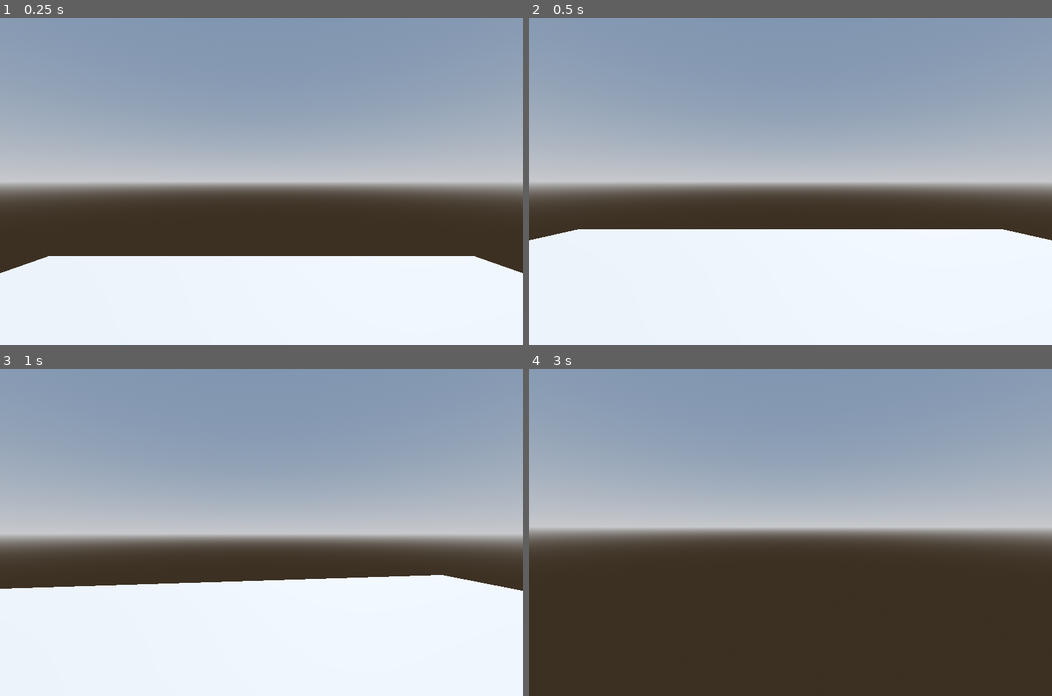
Above: before the commit, frames 1-4 (two rows, left to right).
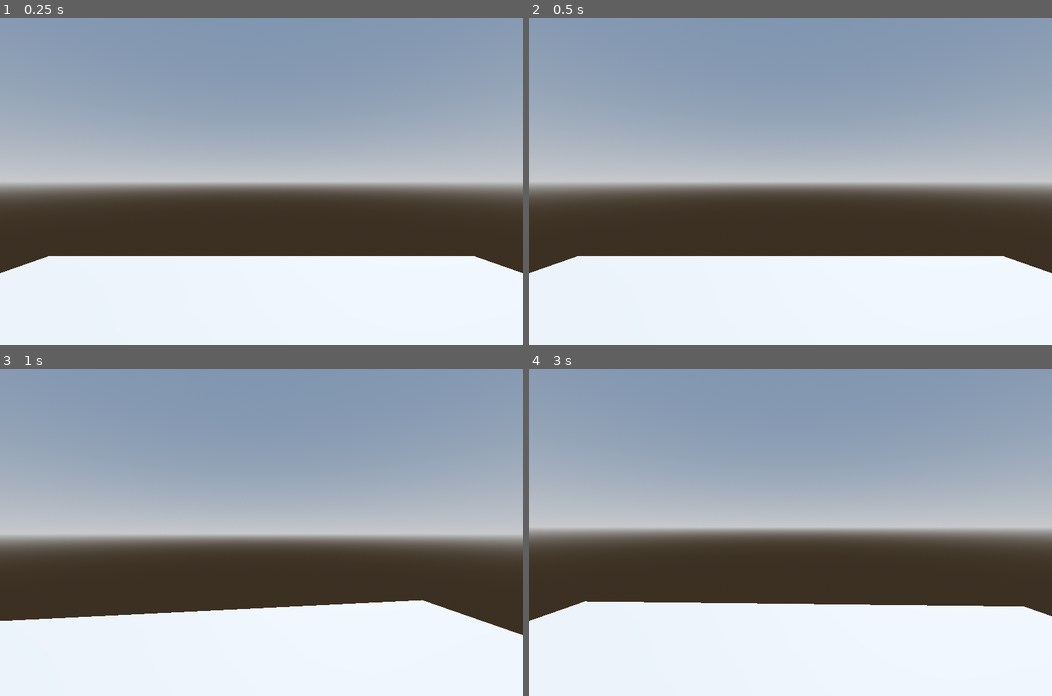
Above: after the commit, the same moments.

Repository: 36x8622xSx174x7169E/3D-Game
Game: Godot game, scene res://Levelfile.tscn
The game is run twice, just before and just after one commit, with the same random seed, the same clock (stepped at 60 frames per second) and the same inputs. This scene is started directly instead of the project's main scene.
Inputs (mouse positions are in pixels of both pictures, inside the frame that each line leads up to):
- Up to frame 1 (0.25 s): no input
- Up to frame 2 (0.5 s): no input
- Up to frame 3 (1 s): move the mouse to (287, 532) at 0.52 s; hold W (move_forward) from 0.53 s (still down)
- Up to frame 4 (3 s): keep holding W (move_forward); move the mouse to (764, 532) at 1.27 s; move the mouse to (800, 525) at 2.02 s; move the mouse to (785, 539) at 2.77 s

Frame 1 is identical in both runs. In frame 2, 8.4% of the frame differs, in the area x 0-100%, y 64-78%; in frame 3, 9.2%; in frame 4, 28%, in the area x 0-100%, y 71-100%.

Commit message:
ok still needs lots of work

Diff:
--- a/Player.gd
+++ b/Player.gd
@@ -10,32 +10,27 @@
 @onready var pitch_pivot := $TwistPivot/PitchPivot
 @onready var collision_shape := $CollisionShape3D
 
-var jump_impulse = Vector3(0, 8, 0)
+var jump_impulse = Vector3(0, 8, 0)  # Impulse applied when jumping
 var is_on_ground = false
-var air_control_factor = 0.05
-var max_air_speed = 7.0
-var normal_speed = 1100.0
-var crouch_speed = 800.0
-var initial_sprint_speed = 2000.0
-var reduced_sprint_speed = 1600.0
-var sprint_duration = 6.0
-var sprint_cooldown = 4.0
-var fast_sprint_cooldown = 7.0
+var air_control_factor = 0.2  # Increased air control for better maneuverability
+var max_air_speed = 10.0  # Maximum speed allowed in the air
+var normal_speed = 600.0  # Normal movement speed
+var crouch_speed = 300.0  # Speed when crouching
+var sprint_speed = 1200.0  # Sprint speed
+var sprint_duration = 5.0  # Duration of sprint
+var sprint_cooldown = 3.0  # Cooldown before sprinting again
 
 var sprint_timer = 0.0
 var sprint_cooldown_timer = 0.0
-var fast_sprint_timer = 0.0
 var can_sprint = true
-var can_fast_sprint = true
-var sprint_start_time = 0.0
 
 var is_crouching = false
-var crouch_height = 1.0
-var stand_height = 1.0
-var current_height = stand_height
-var crouch_speed_transition = 10.0
+var crouch_height = 0.5  # Height when crouching
+var stand_height = 1.8  # Height when standing
+var current_height = stand_height  # Initialize to standing height
+var crouch_speed_transition = 8.0  # Speed of transitioning between crouch and stand
 
-var slide_duration = 1.0
+var slide_duration = 1.0  # Duration of the slide
 var slide_timer = 0.0
 var is_sliding = false
 
@@ -43,15 +38,15 @@
 	Input.set_mouse_mode(Input.MOUSE_MODE_CAPTURED)
 	update_collision_shape()
 
-func _physics_process(delta):
+func _physics_process(delta: float) -> void:
 	handle_ground_detection()
 	handle_jumping()
 	handle_movement(delta)
 	handle_sprint(delta)
 	handle_crouching(delta)
 	handle_sliding(delta)
-	update_crouch_position(delta)
 
+# Handles ground detection using a raycast
 func handle_ground_detection() -> void:
 	var ray_params = PhysicsRayQueryParameters3D.new()
 	ray_params.from = global_transform.origin
@@ -62,10 +57,12 @@
 	var ray = space_state.intersect_ray(ray_params)
 	is_on_ground = ray.size() > 0
 
+# Applies a jump impulse if the jump action is pressed and the character is on the ground
 func handle_jumping() -> void:
 	if Input.is_action_just_pressed("move_up") and is_on_ground:
 		apply_central_impulse(jump_impulse)
 
+# Handles character movement and speed adjustments based on sprinting status
 func handle_movement(delta: float) -> void:
 	var input := Vector3.ZERO
 	input.x = Input.get_axis("move_left", "move_right")
@@ -79,20 +76,23 @@
 
 	limit_air_speed()
 
+# Determines the current speed based on sprinting status and time
 func get_current_speed() -> float:
 	if is_on_ground and Input.is_action_pressed("move_forward") and Input.is_action_pressed("move_sprint") and can_sprint:
-		if Time.get_ticks_msec() / 1000.0 - sprint_start_time <= 1.0:
-			return initial_sprint_speed
+		return sprint_speed
+	else:
+		if is_crouching:
+			return crouch_speed
 		else:
-			return reduced_sprint_speed
-	else:
-		return normal_speed
+			return normal_speed
 
+# Limits the velocity in the air to a maximum speed
 func limit_air_speed() -> void:
 	var current_velocity = linear_velocity
 	if current_velocity.length() > max_air_speed:
 		linear_velocity = current_velocity.normalized() * max_air_speed
 
+# Handles sprinting timer and cooldown
 func handle_sprint(delta: float) -> void:
 	if sprint_timer > 0.0:
 		sprint_timer -= delta
@@ -105,19 +105,50 @@
 	if sprint_timer <= 0.0:
 		can_sprint = false
 		sprint_cooldown_timer = sprint_cooldown
-		can_fast_sprint = true
 
-	if fast_sprint_timer > 0.0:
-		fast_sprint_timer -= delta
-
+# Handles crouching logic and transitions
 func handle_crouching(delta: float) -> void:
 	if Input.is_action_pressed("move_crouch") and is_on_ground:
-		crouch(delta)
+		start_crouching(delta)
 	else:
-		stand(delta)
+		stop_crouching(delta)
 
+# Initiates the crouching transition if not already crouching
+func start_crouching(delta: float) -> void:
+	if not is_crouching:
+		is_crouching = true
+		transition_height(crouch_height, delta)
+		update_collision_shape()
+
+# Ends the crouching transition if currently crouching
+func stop_crouching(delta: float) -> void:
+	if is_crouching:
+		is_crouching = false
+		transition_height(stand_height, delta)
+		update_collision_shape()
+
+# Smoothly transitions the height of the character
+func transition_height(target_height: float, delta: float) -> void:
+	var height_diff = target_height - current_height
+	if abs(height_diff) > 0.01:
+		current_height += height_diff * delta * crouch_speed_transition
+		if abs(height_diff) < abs(height_diff * delta * crouch_speed_transition):
+			current_height = target_height
+		update_character_position(target_height)
+
+# Adjusts the character's position to match the height change
+func update_character_position(target_height: float) -> void:
+	var height_change = target_height - stand_height
+	global_transform.origin.y -= height_change * (target_height - current_height) / (stand_height - crouch_height)
+
+# Updates the collision shape to match the current height
+func update_collision_shape() -> void:
+	if collision_shape:
+		collision_shape.scale.y = current_height
+
+# Handles sliding logic
 func handle_sliding(delta: float) -> void:
-	if Input.is_action_just_pressed("move_slide") and can_sprint and not is_sliding:
+	if Input.is_action_just_pressed("move_slide") and get_current_speed() == sprint_speed and not is_sliding:
 		start_slide()
 	if is_sliding:
 		slide_timer -= delta
@@ -127,48 +158,23 @@
 	if Input.is_action_just_pressed("move_up") and is_sliding:
 		stop_slide()
 
-func update_crouch_position(delta: float) -> void:
-	if is_crouching:
-		var height_diff = stand_height - crouch_height
-		global_transform.origin.y -= height_diff * delta
-	elif not is_crouching:
-		var height_diff = stand_height - crouch_height
-		global_transform.origin.y += height_diff * delta
-
+# Initiates sliding by applying a forward velocity
 func start_slide() -> void:
 	is_sliding = true
 	slide_timer = slide_duration
-	linear_velocity = twist_pivot.basis * Vector3(0, 0, reduced_sprint_speed)
+	linear_velocity = twist_pivot.basis * Vector3(0, 0, sprint_speed)
 
+# Ends sliding by reducing velocity
 func stop_slide() -> void:
 	is_sliding = false
 	slide_timer = 0.0
 	linear_velocity *= 0.5
 
-func crouch(delta: float) -> void:
-	if not is_crouching:
-		is_crouching = true
-		current_height = lerp(current_height, crouch_height, delta * crouch_speed_transition)
-		if collision_shape:
-			collision_shape.scale.y = current_height
-		update_crouch_position(delta)
-
-func stand(delta: float) -> void:
-	if is_crouching:
-		is_crouching = false
-		current_height = lerp(current_height, stand_height, delta * crouch_speed_transition)
-		if collision_shape:
-			collision_shape.scale.y = current_height
-		update_crouch_position(delta)
-
-func update_collision_shape() -> void:
-	if collision_shape:
-		collision_shape.scale.y = current_height
-
 func _process(delta: float) -> void:
 	if Input.is_action_just_pressed("ui_cancel"):
 		Input.set_mouse_mode(Input.MOUSE_MODE_VISIBLE)
 
+	# Handle mouse movement input for camera rotation
 	twist_pivot.rotate_y(twist_input)
 	pitch_pivot.rotate_x(pitch_input)
 	pitch_pivot.rotation.x = clamp(pitch_pivot.rotation.x, deg_to_rad(-70), deg_to_rad(70))
